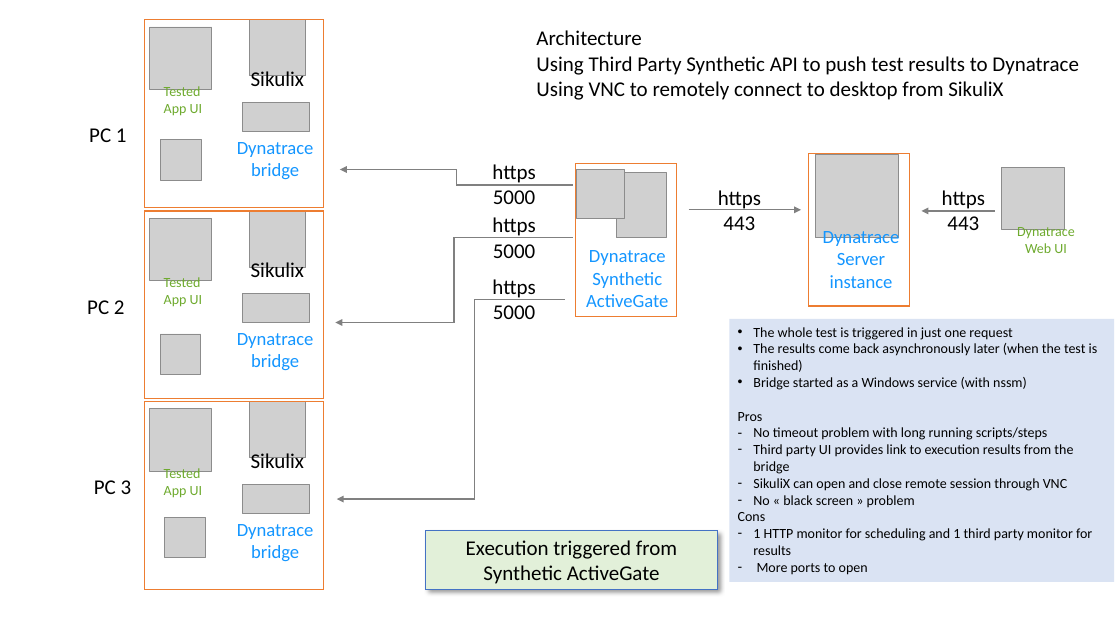
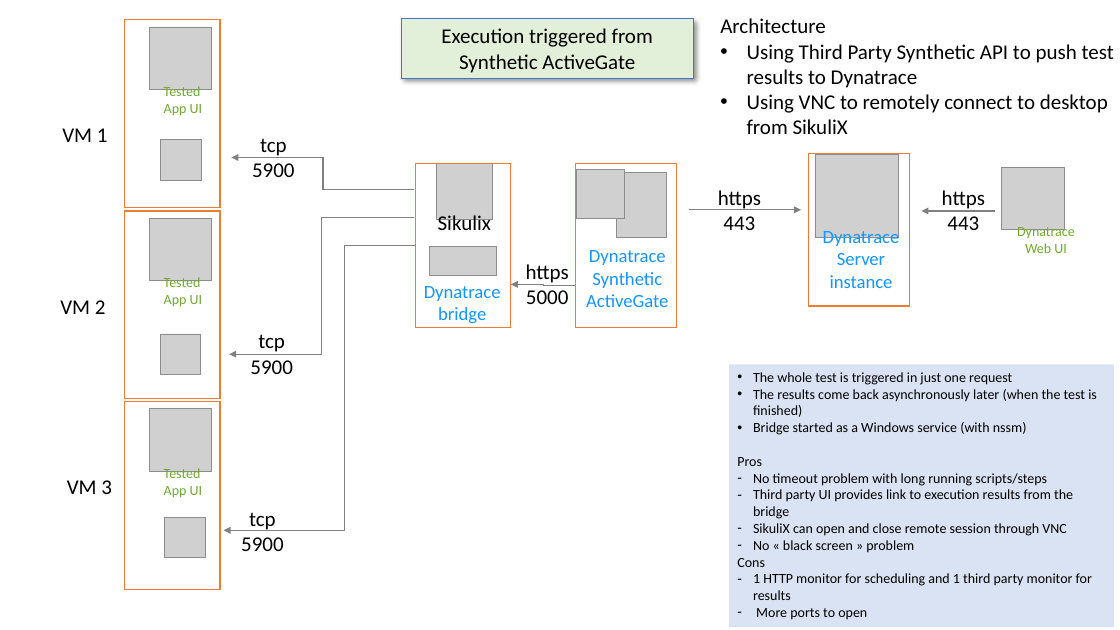
Before and after one commit to LO-RAN/dt_sikulix_bridge, a slide deck: slide 1 of documentation/dt_sikulix_bridge.pptx. Drawn at 1120x630 pixels with LibreOffice and Linux fonts; fonts in the diff are those of the drawing; grey boxes stand for pictures; background and template pictures are left out. Boxes give left, top, right and bottom in pixels: in the first picture for what was removed or moved away, otherwise in the second. Text is boxed around its words. In the diff, an @@ line names an element or a change of style, - is before the commit and + after.

Commit message:
updated architecture slides

```diff
--- a/documentation/dt_sikulix_bridge.pptx
+++ b/documentation/dt_sikulix_bridge.pptx
@@ rectangle added at (125,20,220,208), outline #ED7D31 1 pt @@
@@ rectangle "Execution triggered from Synthetic ActiveGate": place and size @@
-rectangle "Execution triggered from Synthetic ActiveGate" at (425,530,718,590)
+rectangle "Execution triggered from Synthetic ActiveGate" at (401,18,693,78)
@@ text "Architecture": place and size @@
-text "Architecture" at (536,30,1079,100)
+text "Architecture" at (720,18,1114,134)
@@ text at (747,44,1114,134): bullet none to • @@
@@ text at (62,128,108,142): text changed @@
-PC 1
+VM 1
@@ text added at (252,138,295,177), 18 pt, text #000000 @@
+tcp 5900
@@ elbow arrow moved from (573, 185) - (340, 170) to (414, 190) - (232, 158) @@
@@ rectangle: place and size @@
-rectangle at (145,20,324,208)
+rectangle at (416,164,511,328)
@@ text removed at (492,164,536,204) @@
-https 5000
@@ rectangle: place and size @@
-rectangle at (576,164,677,317)
+rectangle at (576,164,677,328)
@@ 2 pictures, 2 texts: place and size @@
-2 pictures, 2 texts at (237,20,314,180)
+2 pictures, 2 texts at (424,164,501,324)
@@ rectangle: place and size @@
-rectangle at (145,211,324,399)
+rectangle at (125,211,220,399)
@@ elbow arrow added from (414, 218) to (229, 355), #808080 1 pt @@
@@ picture removed at (250,211,306,267) @@
@@ elbow arrow moved from (565, 300) - (337, 499) to (416, 246) - (223, 530) @@
@@ text removed at (251,262,304,284) @@
-Sikulix
@@ text "https 5000": place and size @@
-text "https 5000" at (492,217,536,258)
+text "https 5000" at (526,264,569,304)
@@ picture removed at (243,294,310,323) @@
@@ text removed at (492,279,536,319) @@
-https
-5000
@@ elbow arrow moved from (573, 238) - (335, 323) to (576, 286) - (511, 285) @@
@@ text at (60,300,106,314): text changed @@
-PC 2
+VM 2
@@ text removed at (237,333,314,371) @@
-Dynatrace
-bridge
@@ text added at (250,334,293,374), 18 pt, text #000000 @@
+tcp 5900
@@ rectangle "The whole test is triggered ...": place and size @@
-rectangle "The whole test is triggered ..." at (729,319,1114,582)
+rectangle "The whole test is triggered ..." at (729,365,1114,628)
@@ rectangle: place and size @@
-rectangle at (145,402,324,590)
+rectangle at (125,402,220,590)
@@ picture removed at (250,402,306,458) @@
@@ text removed at (251,453,304,475) @@
-Sikulix
@@ text at (67,480,112,494): text changed @@
-PC 3
+VM 3
@@ picture removed at (243,485,310,514) @@
@@ text removed at (237,524,314,562) @@
-Dynatrace
-bridge
@@ text added at (241,512,284,551), 18 pt, text #000000 @@
+tcp 5900
```
Also in this commit, not shown: 3 other slides changed.
